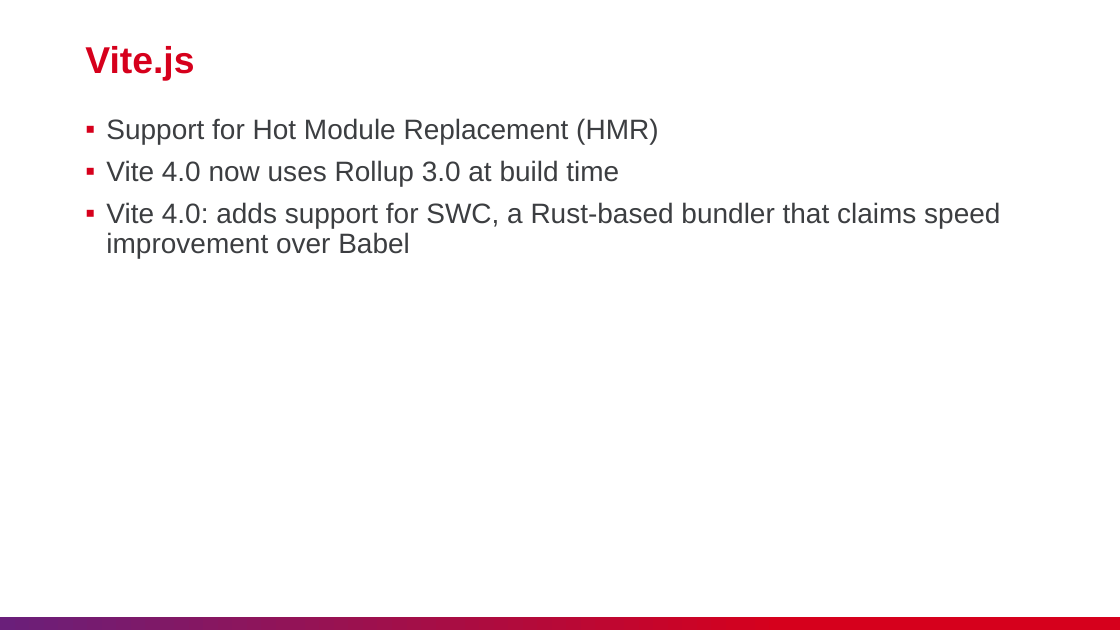
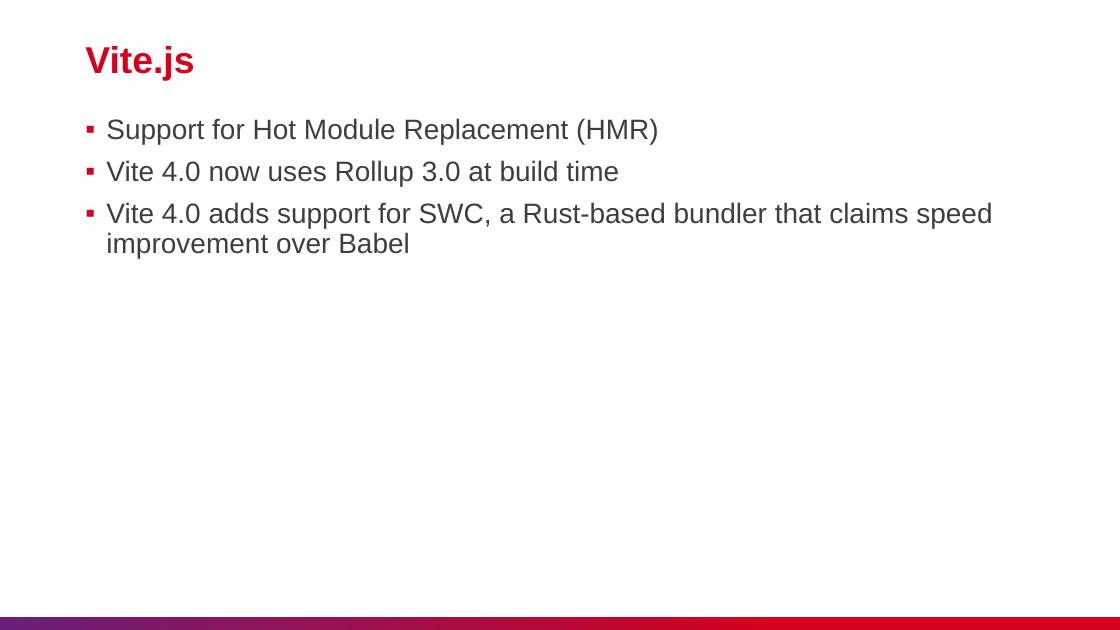
Before and after one commit to nashtech-garage/nodejs-vite-js_load_test, a slide deck: slide 8 of vite/slide/NT_Vitejs.pptx. Drawn at 1120x630 pixels with LibreOffice and Linux fonts; fonts in the diff are those of the drawing. Boxes give left, top, right and bottom in pixels: in the first picture for what was removed or moved away, otherwise in the second. Text is boxed around its words. In the diff, an @@ line names an element or a change of style, - is before the commit and + after.

Commit message:
Fix typo

```diff
--- a/vite/slide/NT_Vitejs.pptx
+++ b/vite/slide/NT_Vitejs.pptx
@@ text at bbox=[106, 202, 992, 259]: text changed @@
-▪ Vite 4.0: adds support for SWC, a Rust-based bundler that claims speed improvement over Babel
+▪ Vite 4.0 adds support for SWC, a Rust-based bundler that claims speed improvement over Babel
```
